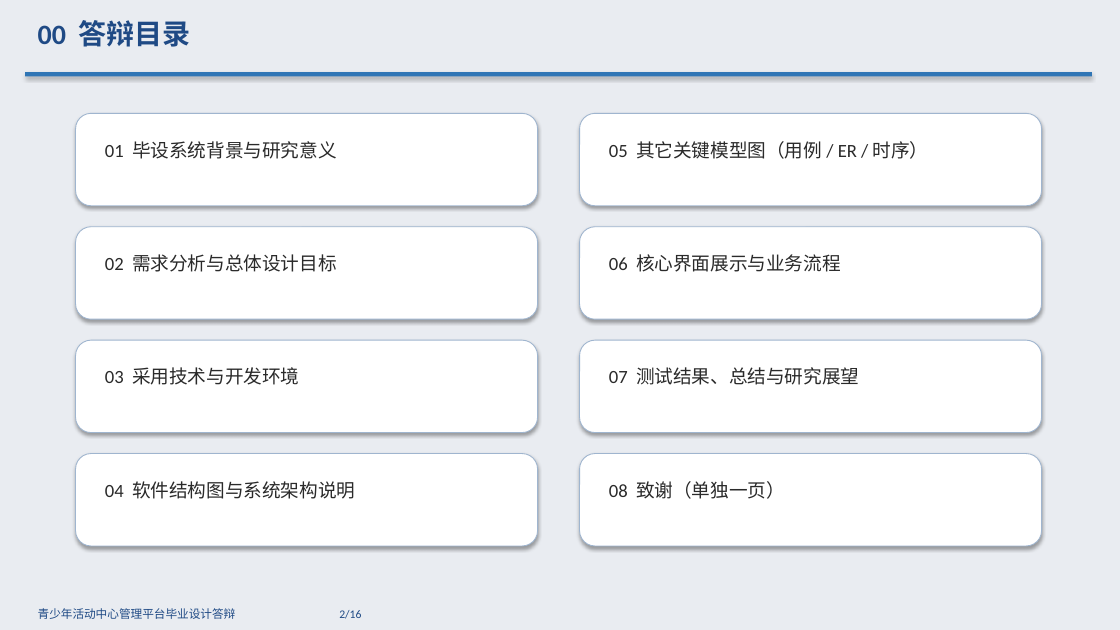
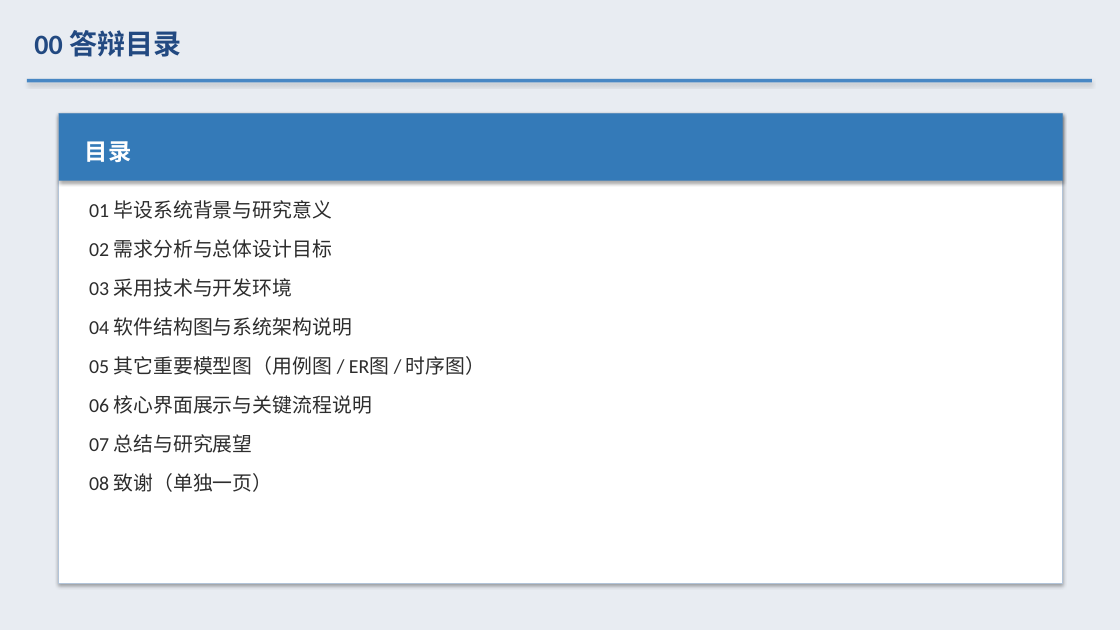
Before and after one commit to cxkqq/Student_Exam, a slide deck: slide 2 of defense_ppt.pptx. Drawn at 1120x630 pixels with LibreOffice and Linux fonts; fonts in the diff are those of the drawing. Boxes give left, top, right and bottom in pixels: in the first picture for what was removed or moved away, otherwise in the second. Text is boxed around its words. In the diff, an @@ line names an element or a change of style, - is before the commit and + after.

```diff
--- a/defense_ppt.pptx
+++ b/defense_ppt.pptx
@@ rectangle at [0,0,1120,630]: fill #E9ECF1 to #E8ECF2 @@
@@ text "00 答辩目录" at [34,30,181,57]: text colour #1F4A85 to #224981; line spacing 1 to 1.25; more space between paragraphs @@
@@ rectangle: place and size @@
-rectangle at [25,72,1092,76]
+rectangle at [27,79,1092,82]
@@ rectangle at [27,79,1092,82]: fill #2F75B5 to #4887C4 @@
@@ rectangle added at [59,113,1063,584], fill #FFFFFF, outline #B2C4D9 0.75 pt @@
@@ rectangle added at [59,113,1063,181], fill #347AB8 @@
@@ rounded rectangle removed at [76,113,538,206] @@
@@ rounded rectangle removed at [580,113,1042,206] @@
@@ text at [85,141,132,162]: text changed; size 16 to 20 pt; text colour #2A2A2A to #FFFFFF; bold on @@
-01 毕设系统背景与研究意义
+目录
@@ text removed at [609,141,929,159] @@
-05 其它关键模型图（用例 / ER / 时序）
@@ text added at [89,200,485,492], 17 pt, text #2D2D2D @@
+01 毕设系统背景与研究意义
+02 需求分析与总体设计目标
+03 采用技术与开发环境
+04 软件结构图与系统架构说明
+05 其它重要模型图（用例图 / ER图 / 时序图）
+06 核心界面展示与关键流程说明
+07 总结与研究展望
+08 致谢（单独一页）
@@ rounded rectangle removed at [76,227,538,319] @@
@@ rounded rectangle removed at [580,227,1042,319] @@
@@ text removed at [105,254,337,272] @@
-02 需求分析与总体设计目标
@@ text removed at [609,254,841,272] @@
-06 核心界面展示与业务流程
@@ rounded rectangle removed at [76,340,538,433] @@
@@ rounded rectangle removed at [580,340,1042,433] @@
@@ text removed at [105,367,299,385] @@
-03 采用技术与开发环境
@@ text removed at [609,367,859,385] @@
-07 测试结果、总结与研究展望
@@ rounded rectangle removed at [76,454,538,546] @@
@@ rounded rectangle removed at [580,454,1042,546] @@
@@ text removed at [105,481,355,499] @@
-04 软件结构图与系统架构说明
@@ text removed at [609,481,785,499] @@
-08 致谢（单独一页）
@@ text removed at [38,608,361,619] @@
-青少年活动中心管理平台毕业设计答辩 2/16
```
Also in this commit, not shown: 8 other slides changed, 6 slides added, 7 slides removed.
